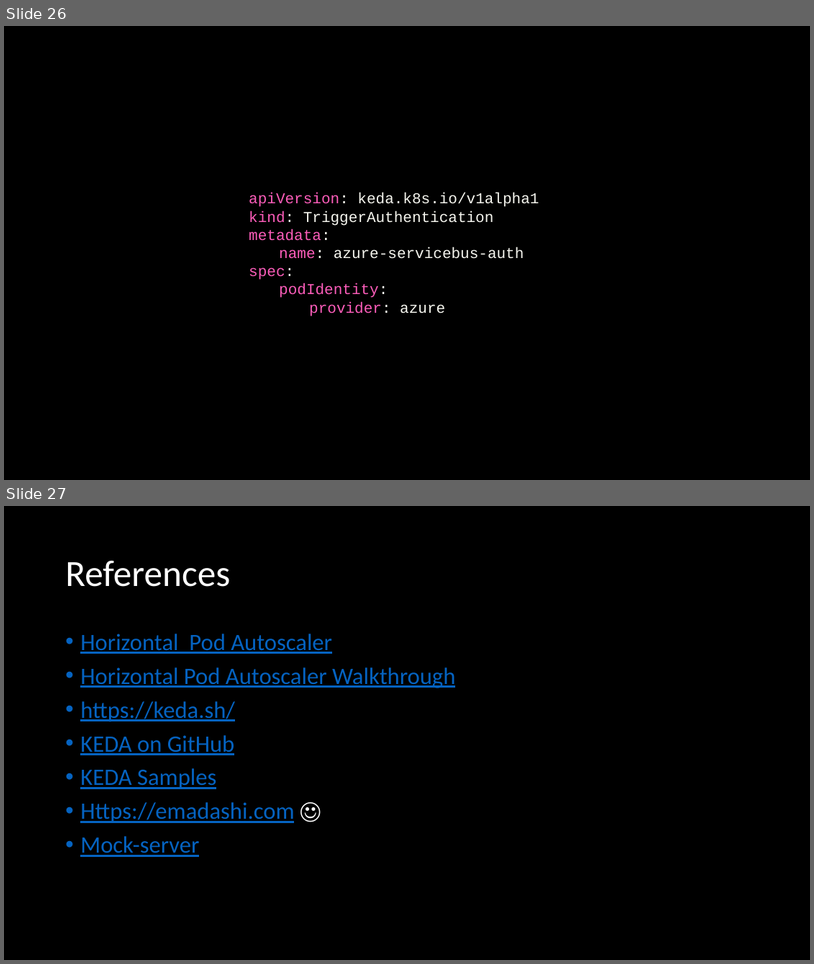
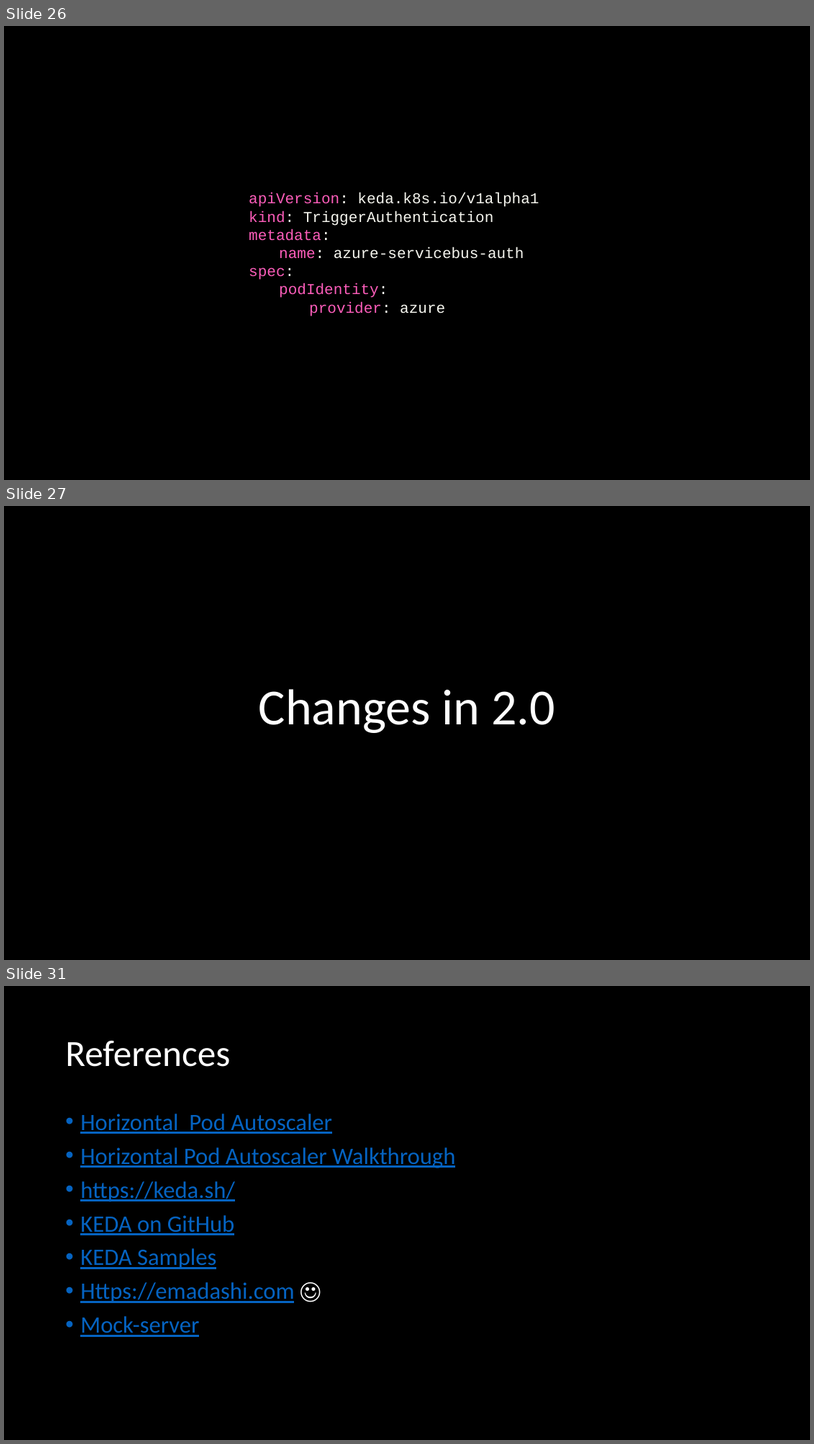
Before and after one commit to eashi/keda-workshop, a slide deck: preso.pptx. Shown one above the other, each under a label of ours: slides 26 and 27 before the commit, slides 26, 27 and 31 after it; the slides between them are not shown. The pictures are 814x964 and 814x1444 pixels, drawn with LibreOffice and Linux fonts; fonts in the diff are those of the drawing. Boxes give left, top, right and bottom in pixels: in the first picture for what was removed or moved away, otherwise in the second. Text is boxed around its words. In the diff, an @@ line names an element or a change of style, - is before the commit and + after.

```diff
--- a/preso.pptx
+++ b/preso.pptx
@@ slide 27 added at bbox=[4, 506, 810, 960], background #000000 @@
@@ title added at bbox=[259, 689, 555, 733], 60 pt, text #FFFFFF @@
+Changes in 2.0
@@ what was slide 27 is now slide 31 @@
```
Also in this commit, not shown: 3 other slides added, 1 other file.
